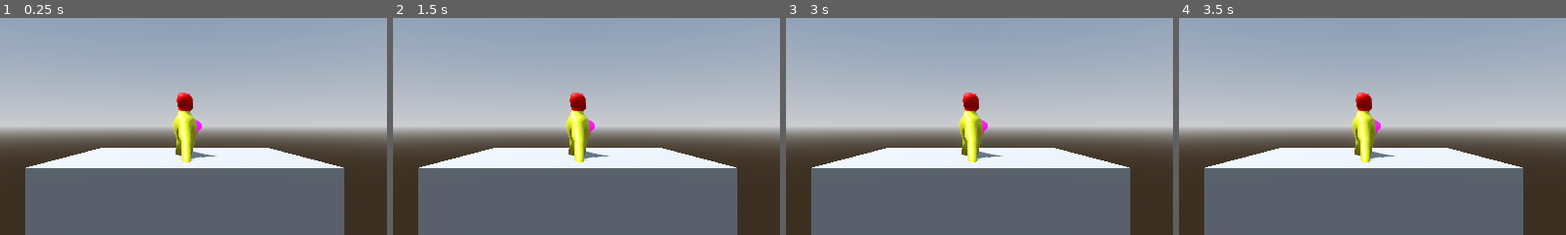
Above: before the commit, frames 1-4 (left to right).
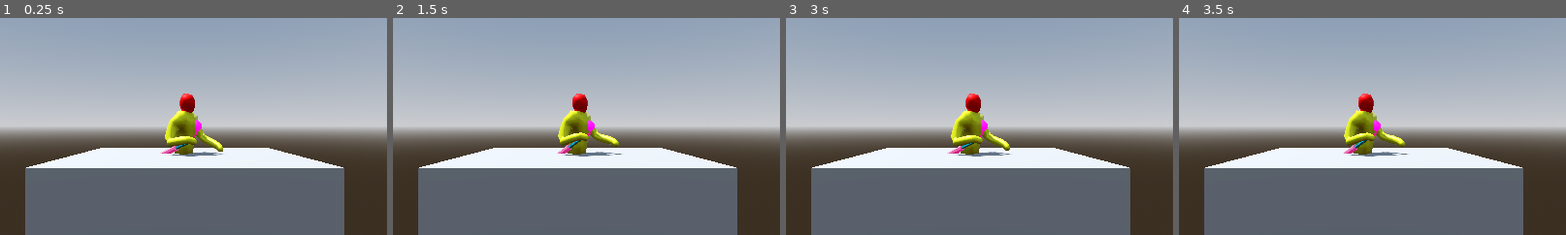
Above: after the commit, the same moments.

Repository: LilGenius03/Legless-Samurai-Project
Game: Godot game, scene res://Scenes/Early Prototype_Tests/legless_samuari_mechanics_test.tscn
The game is run twice, just before and just after one commit, with the same random seed, the same clock (stepped at 60 frames per second) and the same inputs. The project has no main scene, so this scene is started directly.
Inputs (mouse positions are % of the whole screen's width and height, from its top left):
- Up to frame 1 (0.25 s): no input
- Up to frame 2 (1.5 s): move the mouse to (72, 45) at 0.52 s; press the mouse at (72, 45) at 0.53 s; tap Enter at 1.25 s; move the mouse to (30, 55) at 1.27 s; release the mouse at (30, 55) at 1.28 s; right-click (30, 55) at 1.35 s
- Up to frame 3 (3 s): tap Space at 2 s; move the mouse to (60, 28) at 2.02 s; press the mouse at (60, 28) at 2.03 s; tap Enter at 2.75 s; move the mouse to (45, 70) at 2.77 s; release the mouse at (45, 70) at 2.78 s; right-click (45, 70) at 2.85 s
- Up to frame 4 (3.5 s): no input
The pictures show only the part of the screen within x 26-76%, y 25-75%; the shares and areas given below are measured in that part.

The runs differ from the first frame. In frame 1, 2.0% of the frame differs, in the area x 41-58%, y 34-67%; in frame 2, 1.9%; in frame 3, 1.9%; in frame 4, 1.9%.

Commit message:
idle animation implemented

Diff:
--- a/legless-samurai/Scenes/Early Prototype_Tests/legless_samurai_test.tscn
+++ b/legless-samurai/Scenes/Early Prototype_Tests/legless_samurai_test.tscn
@@ -441,7 +441,7 @@
 "states/Stun Animation/node" = SubResource("AnimationNodeAnimation_eyw3n")
 "states/Stun Animation/position" = Vector2(868.03894, 9.348248)
 transitions = ["Start", "Idle Animation Test", SubResource("AnimationNodeStateMachineTransition_uyxm2"), "Idle Animatio …(910 unchanged characters)…
-graph_offset = Vector2(-28.826843, -15.326811)
+graph_offset = Vector2(150.35776, 10.734659)
 
 [sub_resource type="CapsuleShape3D" id="CapsuleShape3D_2ph7n"]
 radius = 0.2607422
@@ -580,6 +580,7 @@
 
 [node name="AnimationPlayer" type="AnimationPlayer" parent="." unique_id=1888604791]
 libraries/ = SubResource("AnimationLibrary_6vt1y")
+autoplay = &"Idle Animation Test"
 
 [node name="AnimationTree_Legless_Samurai" type="AnimationTree" parent="." unique_id=931430183]
 tree_root = SubResource("AnimationNodeStateMachine_rhihh")
--- a/legless-samurai/Scripts/Character_Gameplay/Character_Movement.gd
+++ b/legless-samurai/Scripts/Character_Gameplay/Character_Movement.gd
@@ -1,18 +1,24 @@
 extends CharacterBody3D
-# Different States for LS for animations
+var aim_direction: Vector3 = Vector3.ZERO
+enum State {IDLE, AIMING, BLOCKING, PARRYING, STUNNED}
+var current_state: State = State.IDLE
+
+
 var is_aiming : bool
 var is_blocking: bool
 var is_parry_successful: bool
 var is_stunned: bool
 @onready var aim_raycast: RayCast3D = $Aiming_RayCast
-var aim_direction: Vector3 = Vector3.ZERO
+@onready var animation_tree = $AnimationTree_Legless_Samurai
+@onready var state_machine: AnimationNodeStateMachinePlayback = animation_tree.get("parameters/playback")
 
-enum State {IDLE, AIMING, BLOCKING, PARRYING, STUNNED}
-var current_state: State = State.IDLE
-
+func _onready():
+	animation_tree.active = true
+	state_machine.travel("Idle Animation Test")
 func _physics_process(delta):
 
 	if current_state == State.IDLE:
+		state_machine.travel("Idle Animation Test")
 		if Input.is_action_pressed("Aiming"):
 			current_state = State.AIMING
 			_update_aim_raycast()
@@ -28,9 +34,11 @@
 		State.AIMING:
 			_handle_aiming(delta)
 	pass
+
 func _handle_idle(_delta):
 	print("idle")
 	pass
+
 func _handle_aiming(_detla):
 
 	if not aim_raycast:
Not shown: 1 places in legless-samurai/Scenes/Early Prototype_Tests/legless_samurai_test.tscn that only renumber resources
